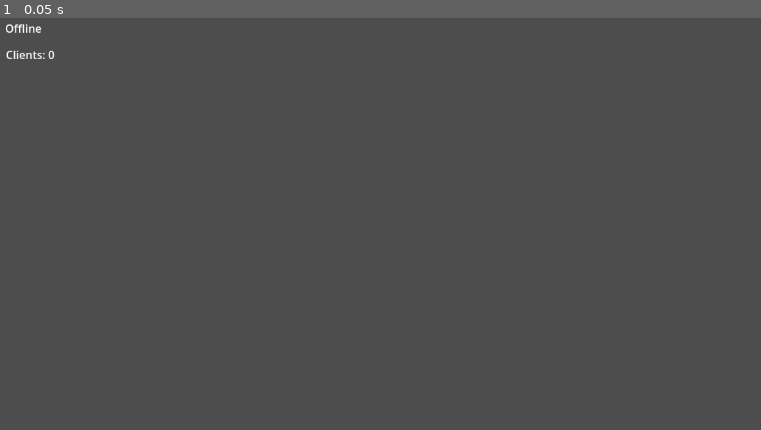
Above: before the commit, frame 1.
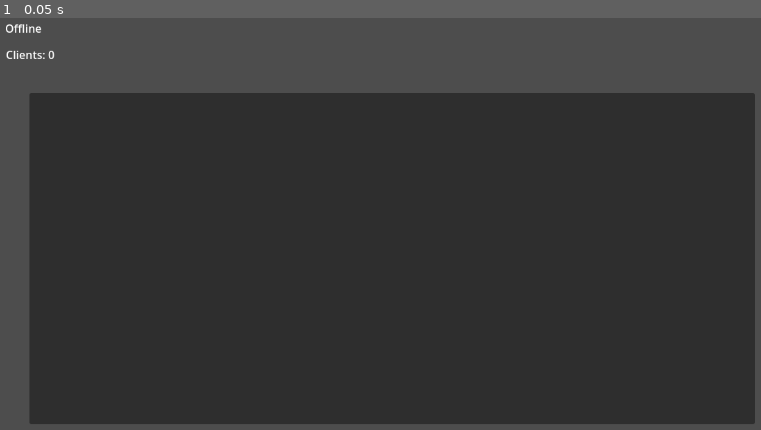
Above: after the commit, the same moment.

Repository: jonathanhecl/ENetMultiplayer-server-godot4
Game: Godot game, scene res://scenes/main.tscn
Two runs of this game, one before a commit and one after it. Both use one fixed random seed, a clock stepped at 60 frames per second and the inputs below.
Inputs:
- Up to frame 1 (0.05 s): no input

The runs differ from the first frame. In frame 1, 77% of the frame differs, in the area x 3-100%, y 18-99%.
Error before the commit: Cannot call method 'get_peers' on a null value. (res://scenes/main.gd:17)
Error after the commit: Cannot call method 'get_peers' on a null value. (res://scenes/main.gd:27)

Commit message:
better server logic

Diff:
--- a/scenes/main.gd
+++ b/scenes/main.gd
@@ -1,18 +1,38 @@
 extends Node2D
 
-var server := ENetMultiplayerPeer.new()
+var peer := ENetMultiplayerPeer.new()
 
 func _ready():
-	var error = server.create_server(7070)
-	if error != OK: print("ERROR CODE: ", error)
-	multiplayer.multiplayer_peer = server
+	multiplayer.peer_connected.connect(_on_client_connect)
+	multiplayer.peer_disconnected.connect(_on_client_disconnect)
+
+	var error = peer.create_server(7070)
+	if error != OK:
+		print("Error ", str(error))
+	multiplayer.multiplayer_peer = peer
+
+func _on_client_connect(peer_id):
+	$ItemList.add_item(str(peer_id) + " connected")
+
+func _on_client_disconnect(peer_id):
+	$ItemList.add_item(str(peer_id) + " disconnected")
 
 func _process(delta):
-	var status = server.get_connection_status()
-	if status == server.CONNECTION_CONNECTED:
+	var status = peer.get_connection_status()
+	if status == peer.CONNECTION_CONNECTED:
 		$Status.text = "Listen 7070"
-	elif status == server.CONNECTION_DISCONNECTED:
+	elif status == peer.CONNECTION_DISCONNECTED:
 		$Status.text = "Offline"
 
-	var peers = server.get_host().get_peers()
+	var peers = peer.get_host().get_peers()
 	$Clients.text = "Clients: " + str(len(peers)) + " => " + str(peers)
+
+@rpc("any_peer")
+func send_message_to_server(message: String):
+	print("send_message_to_server: ", message)
+	if multiplayer.is_server():
+		send_message_to_client.rpc(message)
+
+@rpc("authority")
+func send_message_to_client(message: String):
+	print("send_message_to_client", message)
--- a/scenes/main.tscn
+++ b/scenes/main.tscn
@@ -18,3 +18,9 @@
 offset_right = 81.0
 offset_bottom = 45.0
 text = "Loading"
+
+[node name="ItemList" type="ItemList" parent="."]
+offset_left = 54.0
+offset_top = 127.0
+offset_right = 1100.0
+offset_bottom = 605.0
